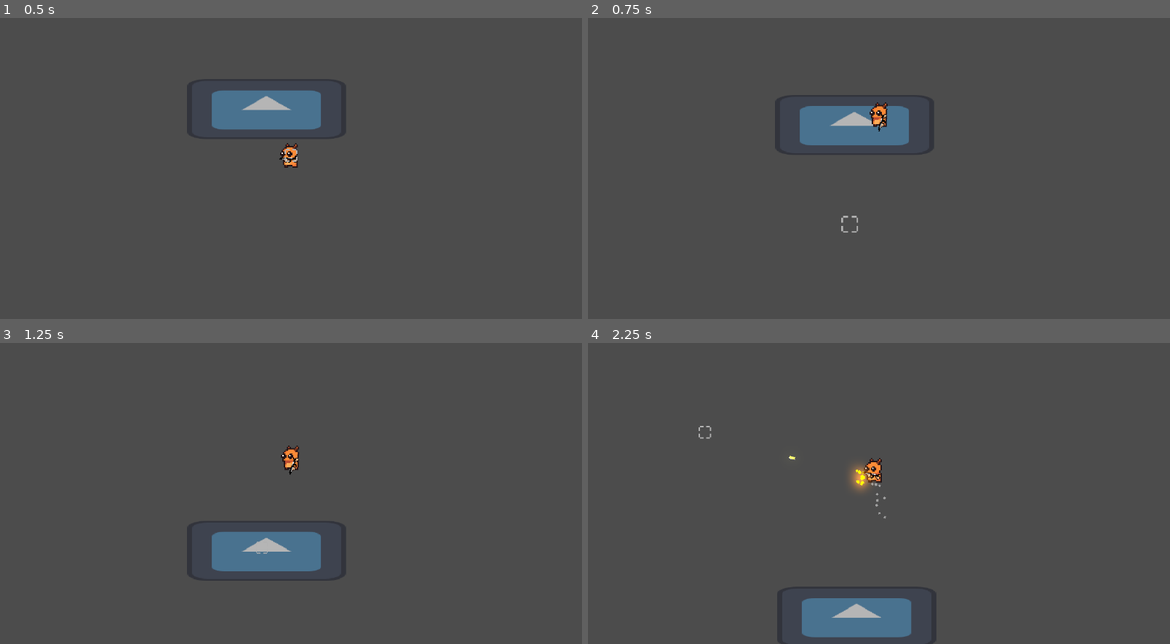
Above: before the commit, frames 1-4 (two rows, left to right).
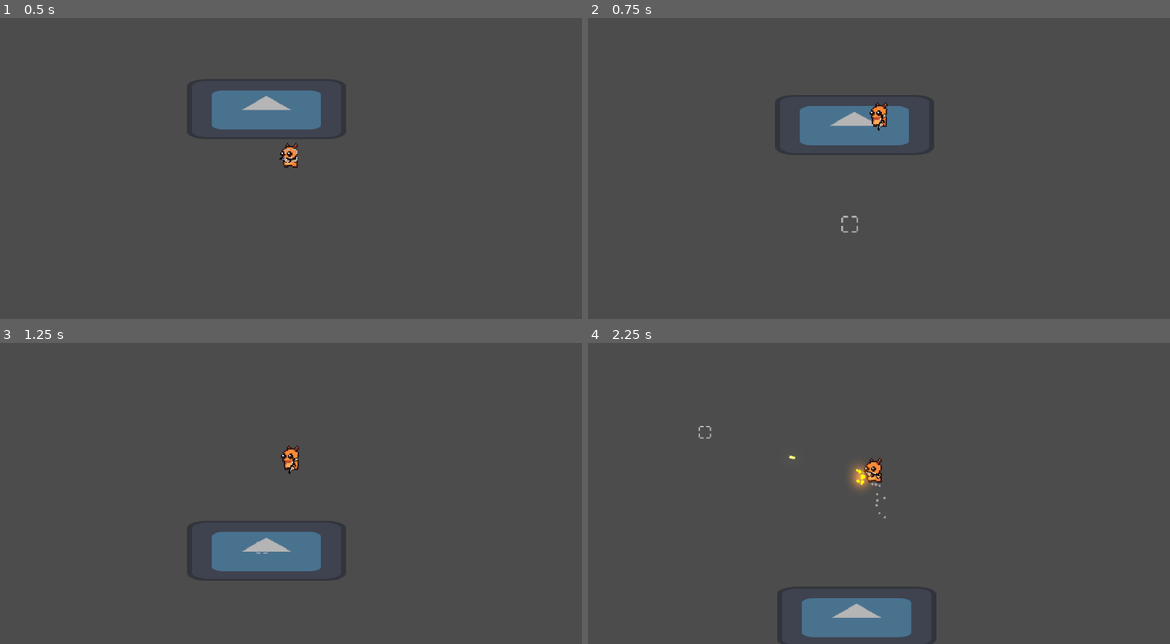
Above: after the commit, the same moments.

Repository: Satyamex/little-malice
Game: Godot game, scene res://game_scenes/stage.tscn
The game is run twice, just before and just after one commit, with the same random seed, the same clock (stepped at 60 frames per second) and the same inputs. The engine's default icon, where the game draws it, is replaced by a stand-in: a white triangle on a blue panel in a dark square.
Inputs (mouse positions are in pixels of both pictures, inside the frame that each line leads up to):
- Up to frame 1 (0.5 s): no input
- Up to frame 2 (0.75 s): tap Enter at 0.5 s; move the mouse to (849, 219) at 0.52 s; hold W (move_up) from 0.53 s (still down); tap Space (dash) at 0.6 s
- Up to frame 3 (1.25 s): keep holding W (move_up)
- Up to frame 4 (2.25 s): move the mouse to (1053, 529) at 1.27 s; tap Space (dash) at 1.35 s; move the mouse to (704, 430) at 2.02 s; release W (move_up) at 2.03 s; press the mouse at (704, 430) at 2.03 s; hold A (move_left) from 2.03 s (still down)

Frame 1 is identical in both runs. In frame 2, less than 0.1% of the frame differs, in the area x 49-52%, y 31-38%; in frame 3, less than 0.1%; in frame 4, less than 0.1%, in the area x 34-51%, y 37-48%.

Commit message:
Dlc of Alot
- Enemy sprite exported (dont look in the aseprite file :despairge:)
- Comments for older references removed
- Player related sprites grouped in a new folder

Diff:
--- a/prefab_scenes/player.tscn
+++ b/prefab_scenes/player.tscn
@@ -1,13 +1,13 @@
 [gd_scene load_steps=38 format=3 uid="uid://b512cc8qhxk21"]
 
 [ext_resource type="Script" uid="uid://c8xj0bvphbc6d" path="res://prefab_scripts/player.gd" id="1_t3daw"]
-[ext_resource type="Texture2D" uid="uid://betlhm46gl1oh" path="res://sprites/player.png" id="1_xo1h1"]
-[ext_resource type="Texture2D" uid="uid://dov02ckr06tjx" path="res://sprites/player_hand-gun.png" id="2_t3daw"]
+[ext_resource type="Texture2D" uid="uid://betlhm46gl1oh" path="res://sprites/PlayerStuff/player.png" id="1_xo1h1"]
+[ext_resource type="Texture2D" uid="uid://dov02ckr06tjx" path="res://sprites/PlayerStuff/player_hand-gun.png" id="2_t3daw"]
 [ext_resource type="Script" uid="uid://nyyh244nkgnu" path="res://prefab_scripts/gun_controller.gd" id="2_wc3t2"]
 [ext_resource type="Script" uid="uid://nsbxloeepkhh" path="res://prefab_scripts/player_gun_anchor.gd" id="3_7ah8x"]
 [ext_resource type="PackedScene" uid="uid://ctl8tli74apuc" path="res://prefab_scenes/player_bullet.tscn" id="3_vgixw"]
 [ext_resource type="Shader" uid="uid://bufh3tlc4gb6t" path="res://shaders/color_inversion.gdshader" id="4_2ju3q"]
-[ext_resource type="Texture2D" uid="uid://cxyktewpi03ft" path="res://sprites/cursor.png" id="4_nqlep"]
+[ext_resource type="Texture2D" uid="uid://cxyktewpi03ft" path="res://sprites/PlayerStuff/cursor.png" id="4_nqlep"]
 
 [sub_resource type="CircleShape2D" id="CircleShape2D_t3daw"]
 radius = 35.128338
@@ -146,7 +146,7 @@
 "times": PackedFloat32Array(0, 0.1, 0.25, 0.4, 0.49999997),
 "transitions": PackedFloat32Array(1, 1, 1, 1, 1),
 "update": 0,
-"values": [Vector2(-5, 0), Vector2(0, -5), Vector2(5, 0), Vector2(0, -5), Vector2(-5, 0)]
+"values": [Vector2(-5, 0), Vector2(0, -8), Vector2(5, 0), Vector2(0, -8), Vector2(-5, 0)]
 }
 
 [sub_resource type="AnimationLibrary" id="AnimationLibrary_2hs0m"]
--- a/prefab_scenes/player_bullet.tscn
+++ b/prefab_scenes/player_bullet.tscn
@@ -1,8 +1,8 @@
 [gd_scene load_steps=5 format=3 uid="uid://ctl8tli74apuc"]
 
 [ext_resource type="Script" uid="uid://dtcyfy00m0gmu" path="res://prefab_scripts/player_bullet.gd" id="1_77cen"]
-[ext_resource type="Texture2D" uid="uid://b7mwx7hq5nong" path="res://sprites/player_bullet.png" id="1_o54cb"]
-[ext_resource type="Texture2D" uid="uid://c4q4hkxobwlca" path="res://sprites/Bullet.png" id="3_isuvx"]
+[ext_resource type="Texture2D" uid="uid://b7mwx7hq5nong" path="res://sprites/PlayerStuff/player_bullet.png" id="1_o54cb"]
+[ext_resource type="Texture2D" uid="uid://c4q4hkxobwlca" path="res://sprites/PlayerStuff/Bullet.png" id="3_isuvx"]
 
 [sub_resource type="RectangleShape2D" id="RectangleShape2D_77cen"]
 size = Vector2(12, 32)
--- a/prefab_scripts/player.gd
+++ b/prefab_scripts/player.gd
@@ -41,7 +41,6 @@
 		dash_timer -= _delta
 		if dash_timer <= 0:
 			dashing = false
-			#dash_particles.emitting = false
 
 	if dashing:
 		if direction.x > 0:
--- a/prefab_scripts/player_gun_anchor.gd
+++ b/prefab_scripts/player_gun_anchor.gd
@@ -2,14 +2,10 @@
 
 # refrences
 @onready var player_gun_anchor: Node2D = $"."
-#@onready var player_sprite: Sprite2D = $".."
 @onready var player_sprite: Sprite2D = $"../player_sprite"
 @onready var player_gun_sprite: Sprite2D = $player_gun_sprite
-#@onready var gun_cursor_sprite: Sprite2D = $"../../gun_cursor_sprite"
 @onready var gun_cursor_sprite: Sprite2D = $"../gun_cursor_sprite"
-#@onready var cursor_anims: AnimationPlayer = $"../../cursor_anims"
 @onready var cursor_anims: AnimationPlayer = $"../cursor_anims"
-#@onready var player: CharacterBody2D = $"../.."
 @onready var player: CharacterBody2D = $".."
 
 # fields
@@ -19,6 +15,8 @@
 		if sprite_facing_right != new_val:
 				player_sprite.scale.x *= -1
 				player_gun_anchor.scale.y *= -1
+				# instead od the gun sprite, im flipping the gun anchor as the sprite is in the walk anim
+				# and it being flipped fucks the animation. Flipping the anchor still fucks it, but much less
 		sprite_facing_right = new_val
 
 func _ready() -> void:
@@ -30,13 +28,10 @@
 	gun_cursor_sprite.global_position = get_global_mouse_position()
 	if get_global_mouse_position().x < player.global_position.x:
 		sprite_facing_right = false
-		#player_sprite.scale *= -1
-		#player_sprite.scale.y *= -1
 		#player_sprite.flip_h = true
 		#player_gun_sprite.flip_v = true
 	else:
 		sprite_facing_right = true
-		#player_sprite.scale.x *
 		#player_sprite.flip_h = false
 		#player_gun_sprite.flip_v = false
 
Renamed: sprites/Bullet.png -> sprites/PlayerStuff/Bullet.png
Not shown, changed: sprites/PlayerStuff/Bullet.png.import
Renamed: sprites/cursor.png -> sprites/PlayerStuff/cursor.png
Not shown, changed: sprites/PlayerStuff/cursor.png.import
Renamed: sprites/player.png -> sprites/PlayerStuff/player.png
Not shown, changed: sprites/PlayerStuff/player.png.import
Renamed: sprites/player_bullet.png -> sprites/PlayerStuff/player_bullet.png
Not shown, added: sprites/PlayerStuff/player_bullet.png.import
Renamed: sprites/player_hand-gun.png -> sprites/PlayerStuff/player_hand-gun.png
Not shown, changed: sprites/PlayerStuff/player_hand-gun.png.import
Binary file added: sprites/TurtleEnemy.png
Not shown, changed: sprites/TurtleEnemy.png.import
